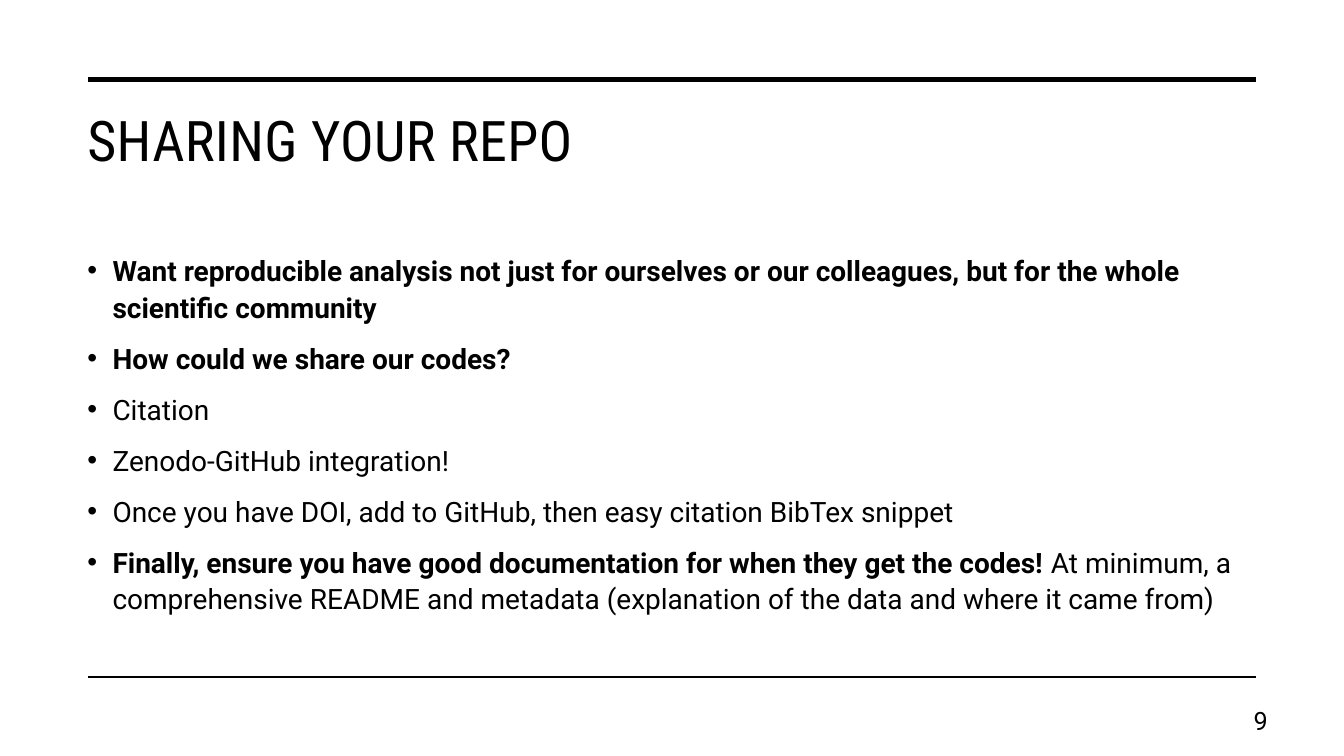
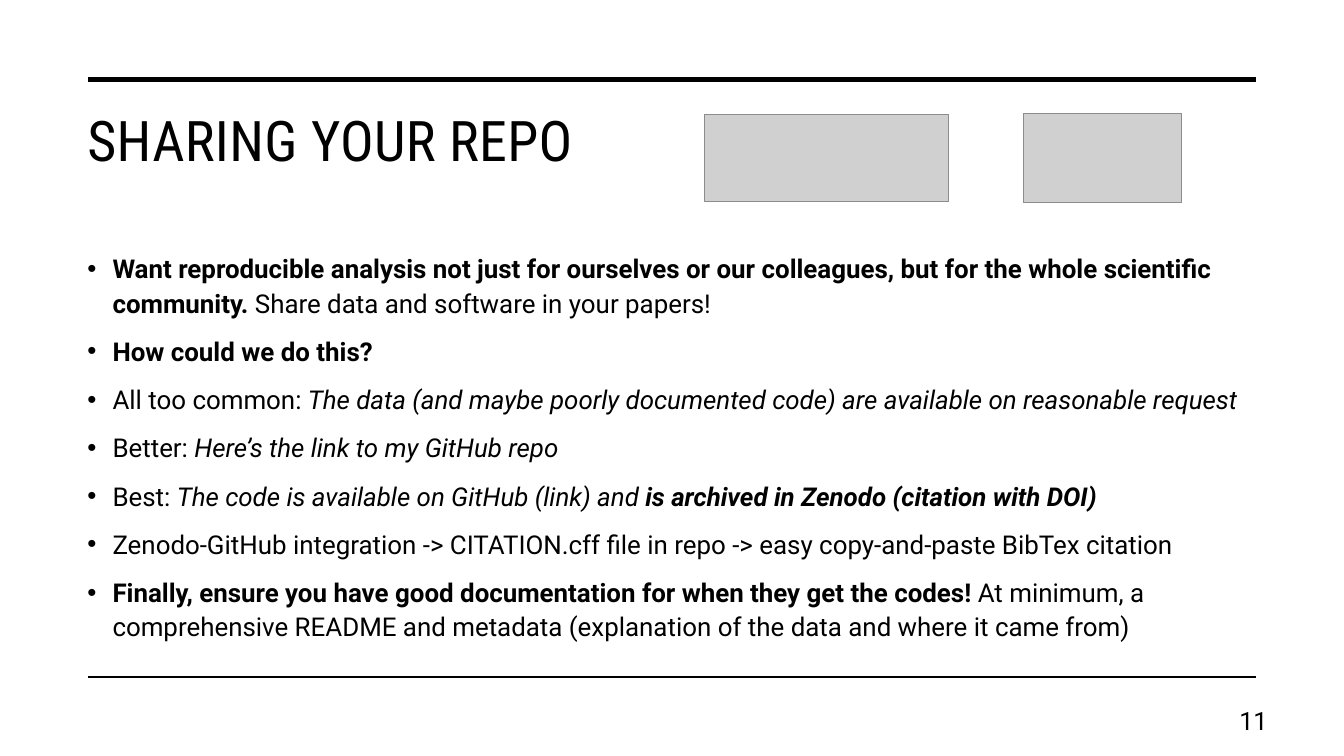
Before and after one commit to daniel-wrench/snap-research-template, a slide deck: slide 11 of doc/workshop_slides.pptx (slide 9 before the commit). Drawn at 1344x756 pixels with LibreOffice and Linux fonts; fonts in the diff are those of the drawing; grey boxes stand for pictures. Boxes give left, top, right and bottom in pixels: in the first picture for what was removed or moved away, otherwise in the second. Text is boxed around its words. In the diff, an @@ line names an element or a change of style, - is before the commit and + after.

```diff
--- a/doc/workshop_slides.pptx
+++ b/doc/workshop_slides.pptx
@@ picture added at [705, 115, 949, 202] @@
@@ picture added at [1023, 113, 1182, 203] @@
@@ text at [113, 258, 1237, 560]: text changed; size 20 to 18.5 pt; bold off @@
-• Want reproducible analysis not just for ourselves or our colleagues, but for the whole scientific community
-• How could we share our codes?
-• Citation
-• Zenodo-GitHub integration!
-• Once you have DOI, add to GitHub, then easy citation BibTex snippet
+• Want reproducible analysis not just for ourselves or our colleagues, but for the whole scientific community. Share data and software in your papers!
+• How could we do this?
+• All too common: The data (and maybe poorly documented code) are available on reasonable request
+• Better: Here’s the link to my GitHub repo
+• Best: The code is available on GitHub (link) and is archived in Zenodo (citation with DOI)
+• Zenodo-GitHub integration -> CITATION.cff file in repo -> easy copy-and-paste BibTex citation
@@ text at [113, 582, 1144, 642]: size 20 to 18.5 pt in "Finally, ensure you have good documentation for ..." @@
@@ page number at [1239, 712, 1267, 730]: text changed @@
-9
+11
```
Also in this commit, not shown: 7 other slides changed, 3 slides added, 2 other files.
